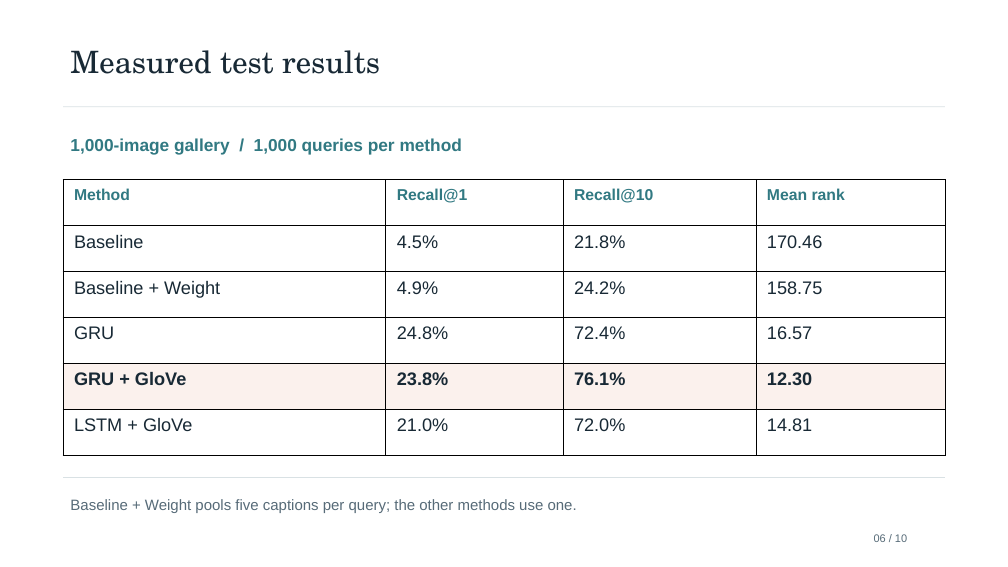
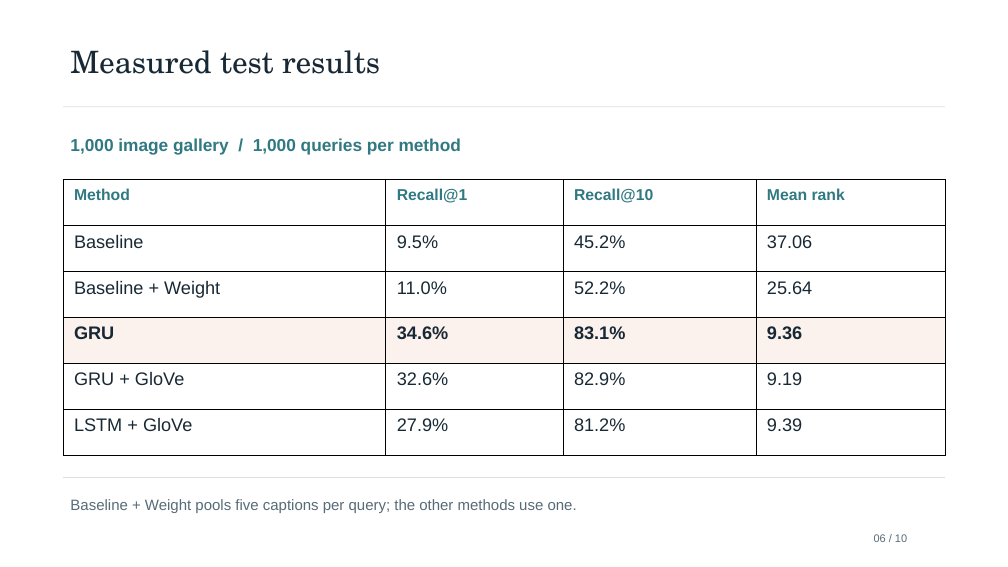
Before and after one commit to kishansaaai/ML_PROJECT, a slide deck: slide 6 of ML_PROJECT_review.pptx. Drawn at 1008x567 pixels with LibreOffice and Linux fonts; fonts in the diff are those of the drawing. Boxes give left, top, right and bottom in pixels: in the first picture for what was removed or moved away, otherwise in the second. Text is boxed around its words. In the diff, an @@ line names an element or a change of style, - is before the commit and + after.

```diff
--- a/ML_PROJECT_review.pptx
+++ b/ML_PROJECT_review.pptx
@@ text at [70,138,461,155]: text changed @@
-1,000-image gallery / 1,000 queries per method
+1,000 image gallery / 1,000 queries per method
@@ table at [63,180,944,456] @@
-row 2: Baseline | 4.5% | 21.8% | 170.46
+row 2: Baseline | 9.5% | 45.2% | 37.06
-row 3: Baseline + Weight | 4.9% | 24.2% | 158.75
+row 3: Baseline + Weight | 11.0% | 52.2% | 25.64
-row 4: GRU | 24.8% | 72.4% | 16.57
+row 4: GRU | 34.6% | 83.1% | 9.36
-row 5: GRU + GloVe | 23.8% | 76.1% | 12.30
+row 5: GRU + GloVe | 32.6% | 82.9% | 9.19
-row 6: LSTM + GloVe | 21.0% | 72.0% | 14.81
+row 6: LSTM + GloVe | 27.9% | 81.2% | 9.39
@@ fill none to #FBF1ED in row 4 @@
@@ fill #FBF1ED to none in row 5 @@
@@ bold on in "GRU" @@
@@ bold off in "GRU + GloVe" @@
```
Also in this commit, not shown: 8 other slides changed, 9 other files.
